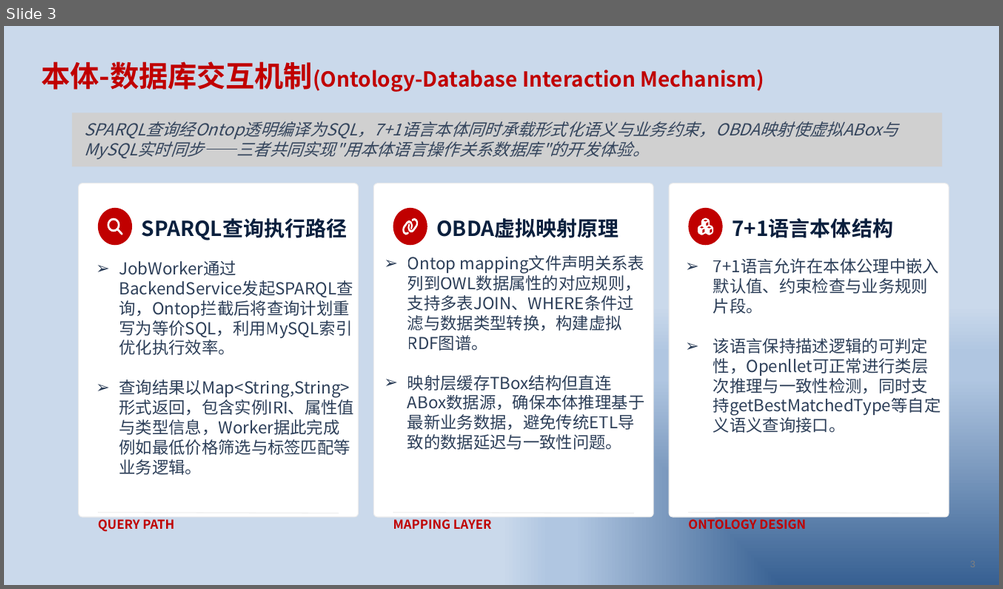
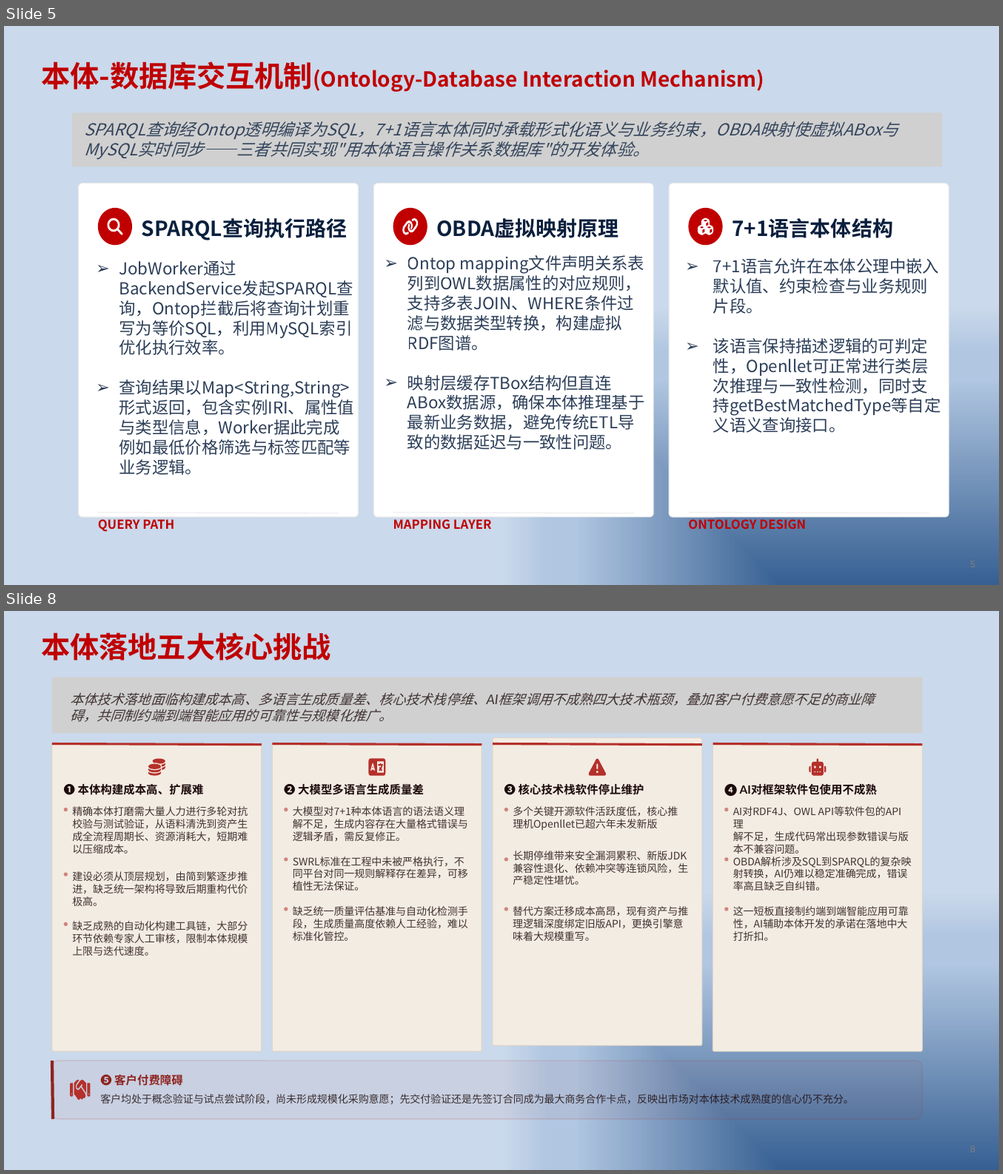
Before and after one commit to zhjunsea/Ontology, a slide deck: pizza-ontology/架构设计.pptx. Shown one above the other, each under a label of ours: slide 3 before the commit, slides 5 and 8 after it; the slides between them are not shown. The pictures are 1003x589 and 1003x1174 pixels, drawn with LibreOffice and Linux fonts; fonts in the diff are those of the drawing; grey boxes stand for pictures; background and template pictures are left out. Boxes give left, top, right and bottom in pixels: in the first picture for what was removed or moved away, otherwise in the second. Text is boxed around its words. In the diff, an @@ line names an element or a change of style, - is before the commit and + after.

```diff
--- a/pizza-ontology/架构设计.pptx
+++ b/pizza-ontology/架构设计.pptx
@@ slide 8 added at (4,611,999,1170), background picture (left out); not listed: 1 template element that a slide beside it also shows @@
@@ title added at (41,632,330,661), 28 pt, text #C00000, bold @@
+本体落地五大核心挑战
@@ text added at (70,692,874,722), 13 pt, text #1C0A0A at 78% opacity, italic @@
+本体技术落地面临构建成本高、多语言生成质量差、核心技术栈停维、AI框架调用不成熟四大技术瓶颈，叠加客户付费意愿不足的商业障
+碍，共同制约端到端智能应用的可靠性与规模化推广。
@@ group added at (51,678,922,1119): 18 texts, 12 ellipses, 5 rounded rectangles, 5 lines, 5 freeform shapes, 1 picture @@
+❶ 本体构建成本高、扩展难
+精确本体打磨需大量人力进行多轮对抗
+校验与测试验证，从语料清洗到资产生
+成全流程周期长、资源消耗大，短期难
+以压缩成本。
+建设必须从顶层规划，由简到繁逐步推
+进，缺乏统一架构将导致后期重构代价
+极高。
+缺乏成熟的自动化构建工具链，大部分
+环节依赖专家人工审核，限制本体规模
+上限与迭代速度。
+❷ 大模型多语言生成质量差
+大模型对7+1种本体语言的语法语义理
+解不足，生成内容存在大量格式错误与
+逻辑矛盾，需反复修正。
+SWRL标准在工程中未被严格执行，不
+同平台对同一规则解释存在差异，可移
+植性无法保证。
+缺乏统一质量评估基准与自动化检测手
+段，生成质量高度依赖人工经验，难以
+标准化管控。
+❸ 核心技术栈软件停止维护
+多个关键开源软件活跃度低，核心推
+理机Openllet已超六年未发新版
+长期停维带来安全漏洞累积、新版JDK
+兼容性退化、依赖冲突等连锁风险，生
+产稳定性堪忧。
+替代方案迁移成本高昂，现有资产与推
+理逻辑深度绑定旧版API，更换引擎意味着大规模重写。
+❹ AI对框架软件包使用不成熟
+AI对RDF4J、OWL API等软件包的API理
+解不足，生成代码常出现参数错误与版
+本不兼容问题。
+OBDA解析涉及SQL到SPARQL的复杂映
+射转换，AI仍难以稳定准确完成，错误
+率高且缺乏自纠错。
+这一短板直接制约端到端智能应用可靠
+性，AI辅助本体开发的承诺在落地中大
+打折扣。
+❺ 客户付费障碍
+客户均处于概念验证与试点尝试阶段，尚未形成规模化采购意愿；先交付验证还是先签订合同成为最大商务合作卡点，反映出市场对本体技术成熟度的信心仍不充分。
@@ what was slide 3 is now slide 5 @@
@@ page number at (970,543,996,579): text changed @@
-3
+5
```
Also in this commit, not shown: 1 slide changed, 3 other slides added, 1 slide removed, 20 other files.
